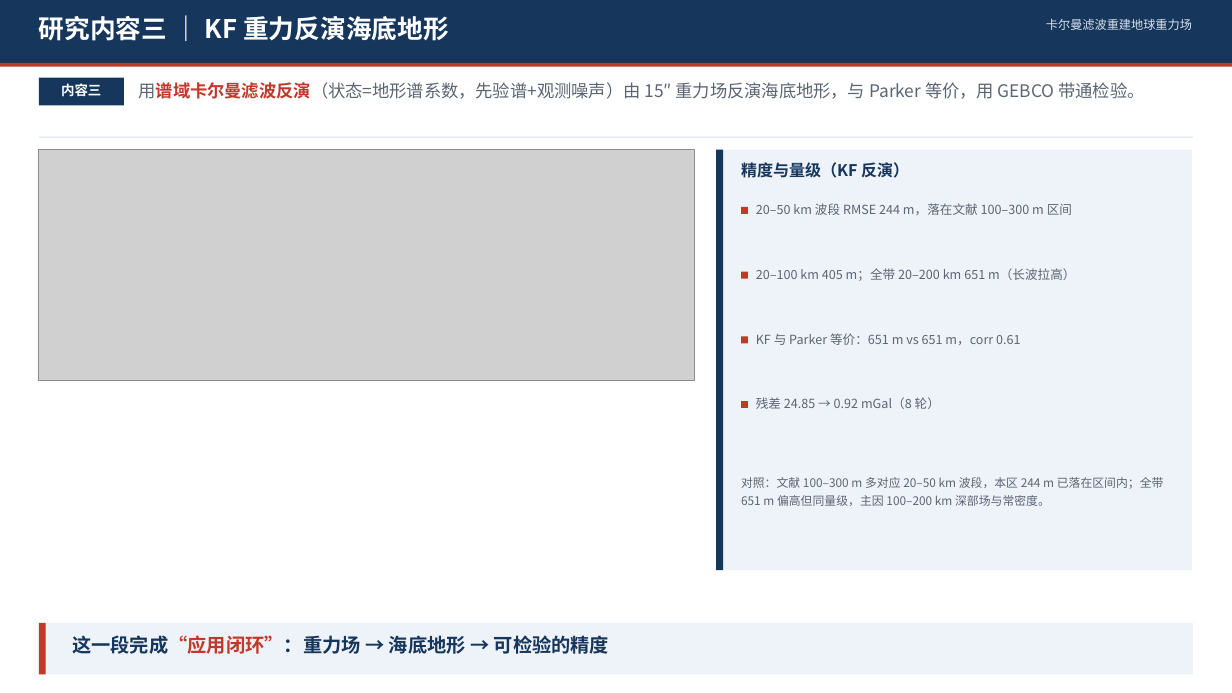
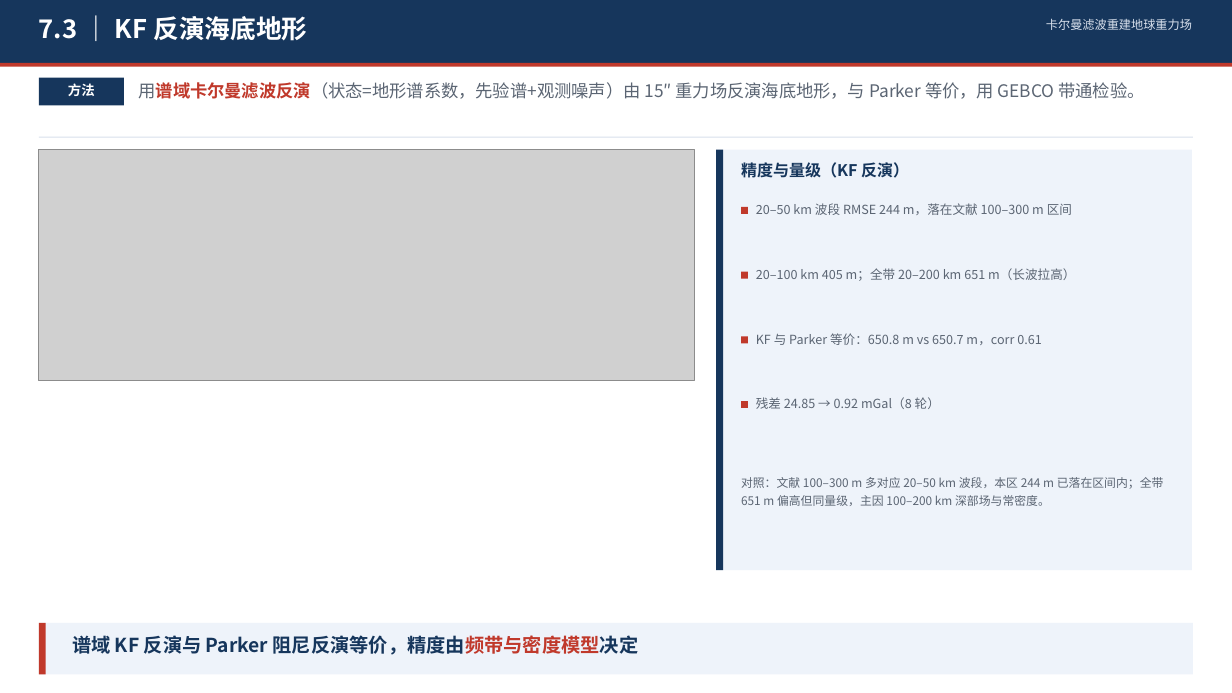
Before and after one commit to shuyunkai/kalman_gravity, a slide deck: slide 12 of ppt/卡尔曼滤波重建地球重力场_含研究内容.pptx (slide 17 before the commit). Drawn at 1232x693 pixels with LibreOffice and Linux fonts; fonts in the diff are those of the drawing; grey boxes stand for pictures. Boxes give left, top, right and bottom in pixels: in the first picture for what was removed or moved away, otherwise in the second. Text is boxed around its words. In the diff, an @@ line names an element or a change of style, - is before the commit and + after.

Commit message:
refactor(ppt): KF 方法页并入 7.2/7.3, 汇报稿 17 页
- 删除重复的研究内容一页
- 7.2 KF 尺度分解与断裂识别, 7.3 KF 反演, 紧跟 7.1
- 文案改为书面表述, 去掉口语化结论

```diff
--- a/ppt/卡尔曼滤波重建地球重力场_含研究内容.pptx
+++ b/ppt/卡尔曼滤波重建地球重力场_含研究内容.pptx
@@ text at [39,16,307,41]: text changed @@
-研究内容三 ｜ KF 重力反演海底地形
+7.3 ｜ KF 反演海底地形
@@ text at [68,83,95,96]: text changed @@
-内容三
+方法
@@ text at [756,333,1042,345]: text changed @@
-KF 与 Parker 等价：651 m vs 651 m，corr 0.61
+KF 与 Parker 等价：650.8 m vs 650.7 m，corr 0.61
@@ text at [72,635,639,655]: text changed @@
-这一段完成“应用闭环”：重力场 → 海底地形 → 可检验的精度
+谱域 KF 反演与 Parker 阻尼反演等价，精度由频带与密度模型决定
```
Also in this commit, not shown: 1 other slide changed, 1 slide removed, 3 other files.
